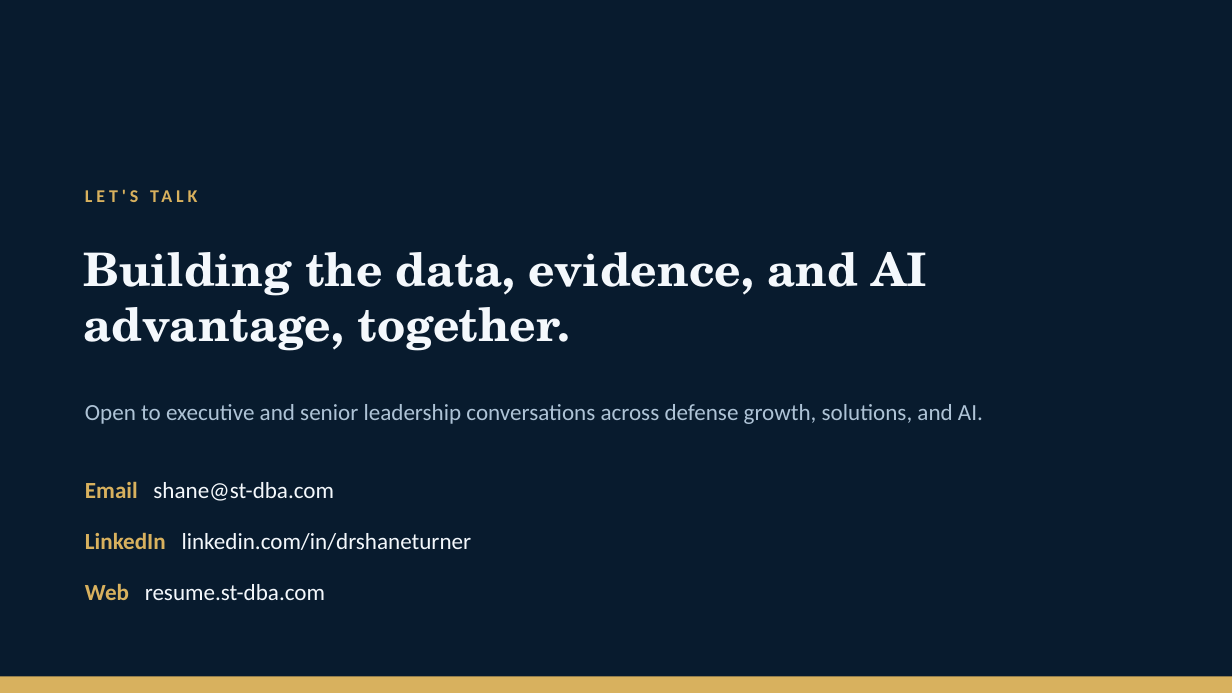
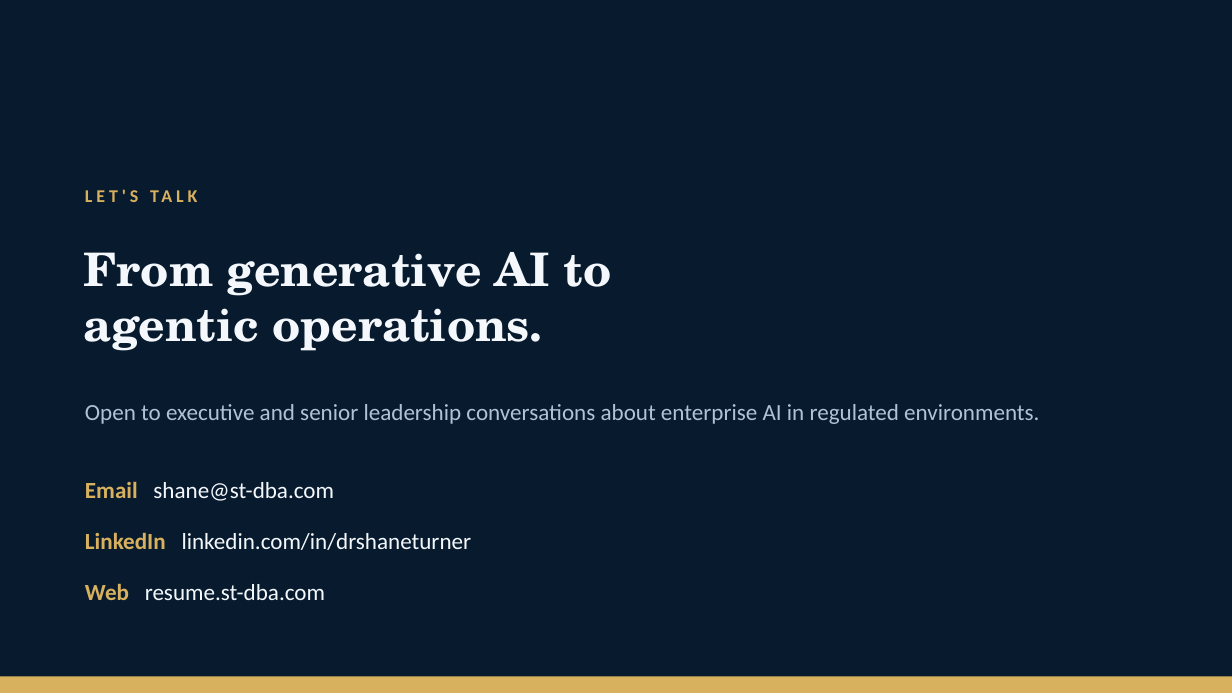
Before and after one commit to AzJester/resume, a slide deck: slide 9 of assets/Shane-Turner-Resume.pptx. Drawn at 1232x693 pixels with LibreOffice and Linux fonts; fonts in the diff are those of the drawing. Boxes give left, top, right and bottom in pixels: in the first picture for what was removed or moved away, otherwise in the second. Text is boxed around its words. In the diff, an @@ line names an element or a change of style, - is before the commit and + after.

Commit message:
Update share collateral to the Enterprise AI Executive positioning (#40)
Infographic SVGs and PNGs (dark, light, square, vertical) and the deck now carry the Enterprise AI Executive copy and the share card's look. PNGs are rendered from the SVGs with the repo's Fraunces and Inter fonts; the deck is edited in place with its existing layout and branding.

```diff
--- a/assets/Shane-Turner-Resume.pptx
+++ b/assets/Shane-Turner-Resume.pptx
@@ text at (83, 252, 612, 351): text changed @@
-Building the data, evidence, and AI advantage, together.
+From generative AI to
+agentic operations.
@@ text at (85, 404, 1039, 424): text changed @@
-Open to executive and senior leadership conversations across defense growth, solutions, and AI.
+Open to executive and senior leadership conversations about enterprise AI in regulated environments.
```
Also in this commit, not shown: 7 other slides changed, 1 slide added, 1 slide removed, 8 other files.
